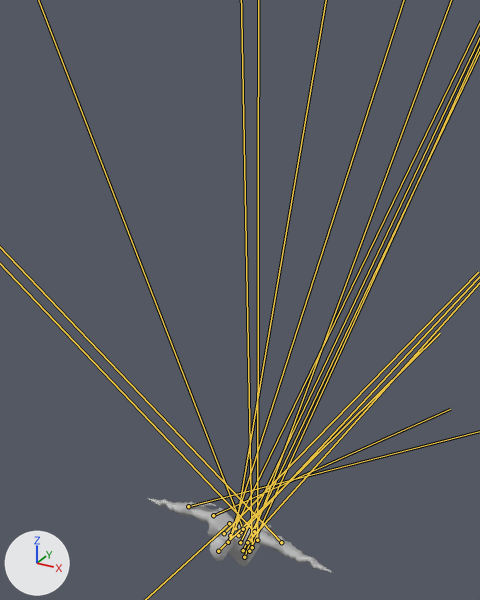
What one commit did to the FBX model MainGame/WorldTest/Content/enemy1_attack_final.fbx.
Before and after are seen from a 50 mm lens placed at (3.27, -5.8, 6.94), pointed at (-0.14, 0.4, 3.84). Every picture has the same lights, and +X, +Y and +Z are marked at lower left. The bones that change are drawn over the model as lines.
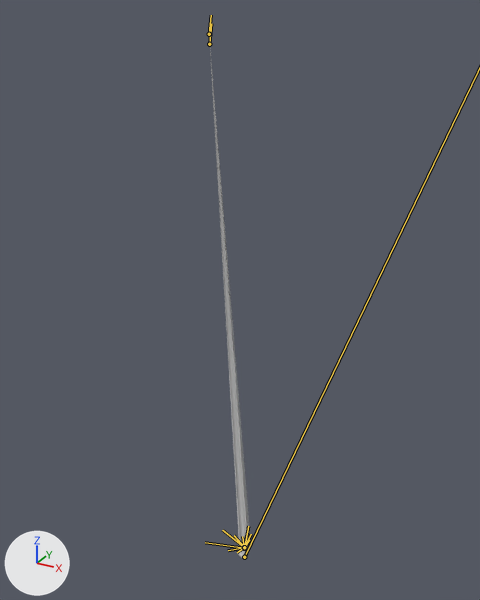
The newer file adds an action. The first version stands in its rest pose; the second is drawn at frame 33 of the action 'Take 001'.

The edits, one by one:
Bone 'root_spine' (bone_root_spine) turns from (0, 0, 0) to (0, 0, 16) degrees about its own x, y and z.
Bone 'spine_lower' (bone_spine_lower) turns from (0, 0, 0) to (0, 0, -17) degrees about its own x, y and z.
Bone 'spine_lower' (bone_spine_lower) is rescaled from (1.0, 1.0, 1.0) to (0.01, 0.01, 0.01).
Bone 'spine_middle' (bone_spine_middle) turns from (0, 0, 0) to (0, 0, 1) degrees about its own x, y and z.
Bone 'spine_middle' (bone_spine_middle) is rescaled from (1.0, 1.0, 1.0) to (0.01, 0.01, 0.01).
Bone 'spine_upper' (bone_spine_upper) turns from (0, 0, 0) to (0, 0, -33) degrees about its own x, y and z.
Bone 'spine_upper' (bone_spine_upper) is rescaled from (1.0, 1.0, 1.0) to (0.01, 0.01, 0.01).
Bone 'shoulder' (bone_shoulder) is rescaled from (1.0, 1.0, 1.0) to (0.01, 0.01, 0.01).
Bone 'neck' (bone_neck) turns from (0, 0, 0) to (0, 0, 14) degrees about its own x, y and z.
Bone 'neck' (bone_neck) is rescaled from (1.0, 1.0, 1.0) to (0.01, 0.01, 0.01).
Bone 'head_lower' (bone_head_lower) is rescaled from (1.0, 1.0, 1.0) to (0.01, 0.01, 0.01).
Bone 'left_arm_root' (bone_left_arm_root) is rescaled from (1.0, 1.0, 1.0) to (0.01, 0.01, 0.01).
Bone 'left_shoulder' (bone_left_shoulder) turns from (0, 0, 0) to (-30, 13, 74) degrees about its own x, y and z.
Bone 'left_shoulder' (bone_left_shoulder) is rescaled from (1.0, 1.0, 1.0) to (0.01, 0.01, 0.01).
Bone 'left_elbow' (bone_left_elbow) turns from (0, 0, 0) to (0, -57, -29) degrees about its own x, y and z.
Bone 'left_elbow' (bone_left_elbow) is rescaled from (1.0, 1.0, 1.0) to (0.01, 0.01, 0.01).
Bone 'right_arm_root' (bone_right_arm_root) is rescaled from (1.0, 1.0, 1.0) to (0.01, 0.01, 0.01).
Bone 'right_shoulder' (bone_right_shoulder) turns from (0, 0, 0) to (-35, 8, 73) degrees about its own x, y and z.
Bone 'right_shoulder' (bone_right_shoulder) is rescaled from (1.0, 1.0, 1.0) to (0.01, 0.01, 0.01).
Bone 'right_elbow' (bone_right_elbow) turns from (0, 0, 0) to (-1, -54, -31) degrees about its own x, y and z.
Bone 'right_elbow' (bone_right_elbow) is rescaled from (1.0, 1.0, 1.0) to (0.01, 0.01, 0.01).
Bone 'left_rib_upper' (bone_left_rib_upper) is rescaled from (1.0, 1.0, 1.0) to (0.01, 0.01, 0.01).
Bone 'right_rib_upper' (bone_right_rib_upper) is rescaled from (1.0, 1.0, 1.0) to (0.01, 0.01, 0.01).
Bone 'left_rib_lower' (bone_left_rib_lower) is rescaled from (1.0, 1.0, 1.0) to (0.01, 0.01, 0.01).
Bone 'right_rib_lower' (bone_right_rib_lower) is rescaled from (1.0, 1.0, 1.0) to (0.01, 0.01, 0.01).
Bone 'tail_base' (bone_tail_base) moves from (0.0, 0.0, 0.0) to (-2.4, 6.2, 0.0).
Bone 'tail_base' (bone_tail_base) is rescaled from (1.0, 1.0, 1.0) to (0.01, 0.01, 0.01).
Bone 'tail_lower_mid' (bone_tail_lower_mid) moves from (0.0, 0.0, 0.0) to (-3.1, 7.5, 0.0).
Bone 'tail_lower_mid' (bone_tail_lower_mid) is rescaled from (1.0, 1.0, 1.0) to (0.01, 0.01, 0.01).

Location of each change, (x1, y1, x2, y2) in pixels of the pictures (480 x 600 px):
'Mesh', posed (77% narrower, 584% taller)
    before: (147, 498, 334, 573)
    after: (209, 39, 251, 558)
bone 'head_lower', root to tip
    before: (218, 551) to (440, 333)
    after: (244, 548) to (249, 539)
bone 'right_shoulder', root to tip
    before: (213, 515) to (450, 409)
    after: (244, 547) to (228, 550)
bone 'right_rib_upper', root to tip
    before: (224, 533) to (478, 272)
    after: (244, 547) to (250, 534)
